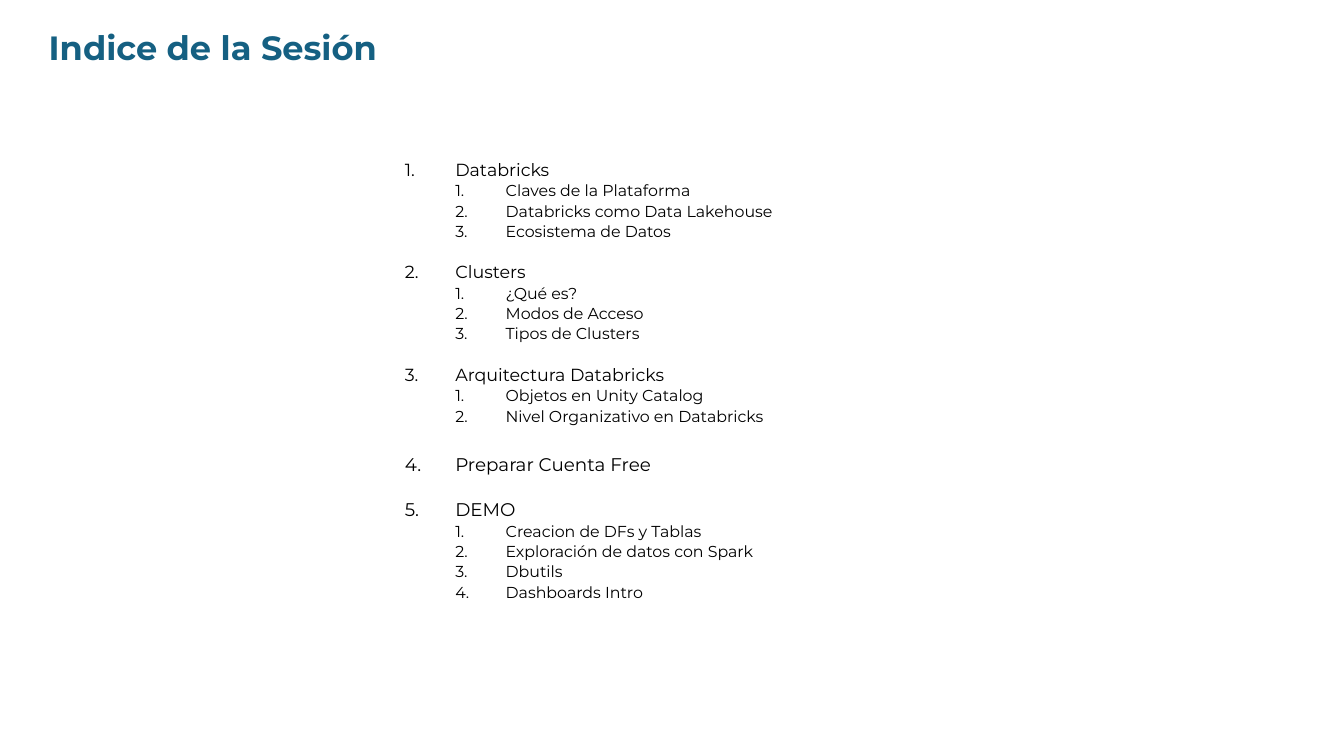
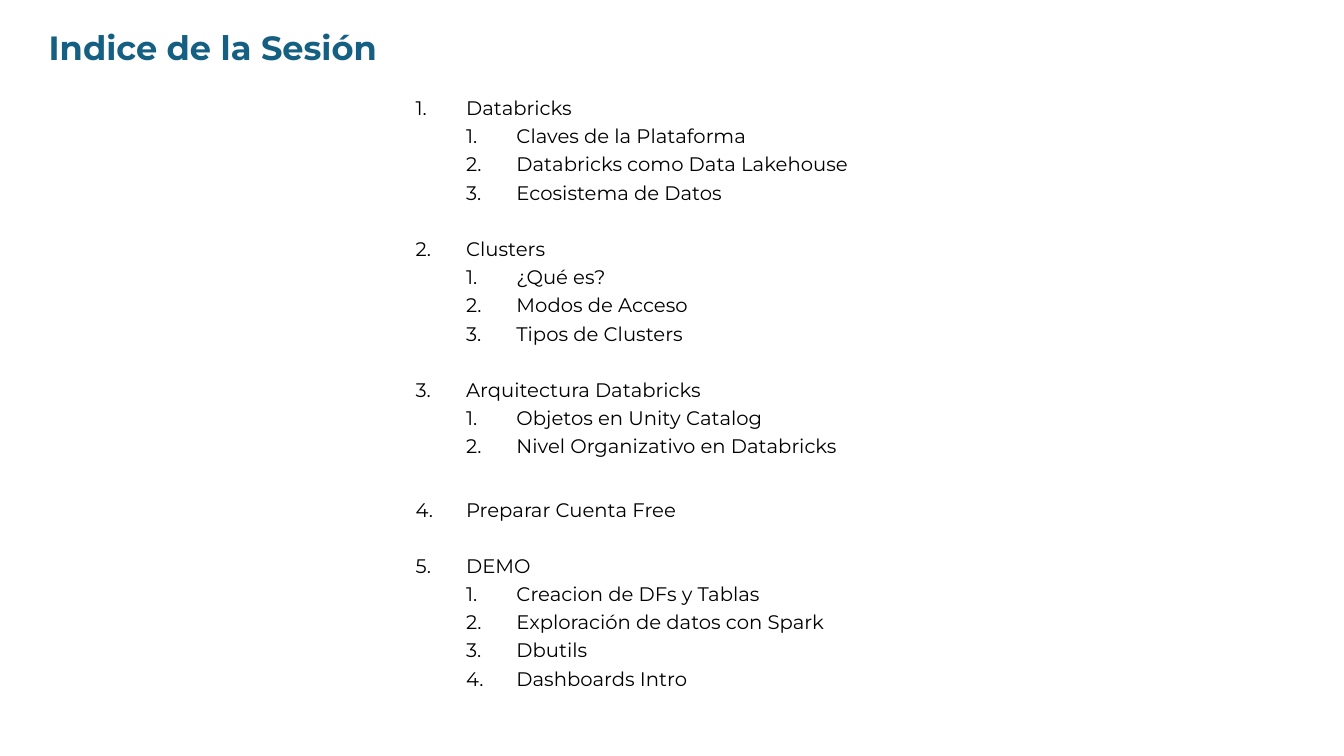
Before and after one commit to jmartinezceste/IEF_Course1_360degreesDatabricks, a slide deck: slide 4 of IEF_360deg_sesion1/IEF_Intro_Sesion1.pptx (slide 2 before the commit). Drawn at 1344x756 pixels with LibreOffice and Linux fonts; fonts in the diff are those of the drawing. Boxes give left, top, right and bottom in pixels: in the first picture for what was removed or moved away, otherwise in the second. Text is boxed around its words. In the diff, an @@ line names an element or a change of style, - is before the commit and + after.

```diff
--- a/IEF_360deg_sesion1/IEF_Intro_Sesion1.pptx
+++ b/IEF_360deg_sesion1/IEF_Intro_Sesion1.pptx
@@ subtitle "Databricks": place and size @@
-subtitle "Databricks" at (455, 163, 773, 598)
+subtitle "Databricks" at (466, 100, 848, 686)
@@ subtitle "Databricks" at (466, 100, 848, 686): size 12.5 to 14 pt in "Databricks", "Clusters", "Arquitectura Databricks"; size 11.2 to 14 pt in "Claves de la Plataforma", "Databricks como Data Lakehouse", "Ecosistema de Datos", "¿Qué es?" and 8 more places; size 13.1 to 14 pt in "Preparar Cuenta Free", "DEMO"; line spacing 0.7 to 0.9 @@
```
Also in this commit, not shown: 2 slides added.
